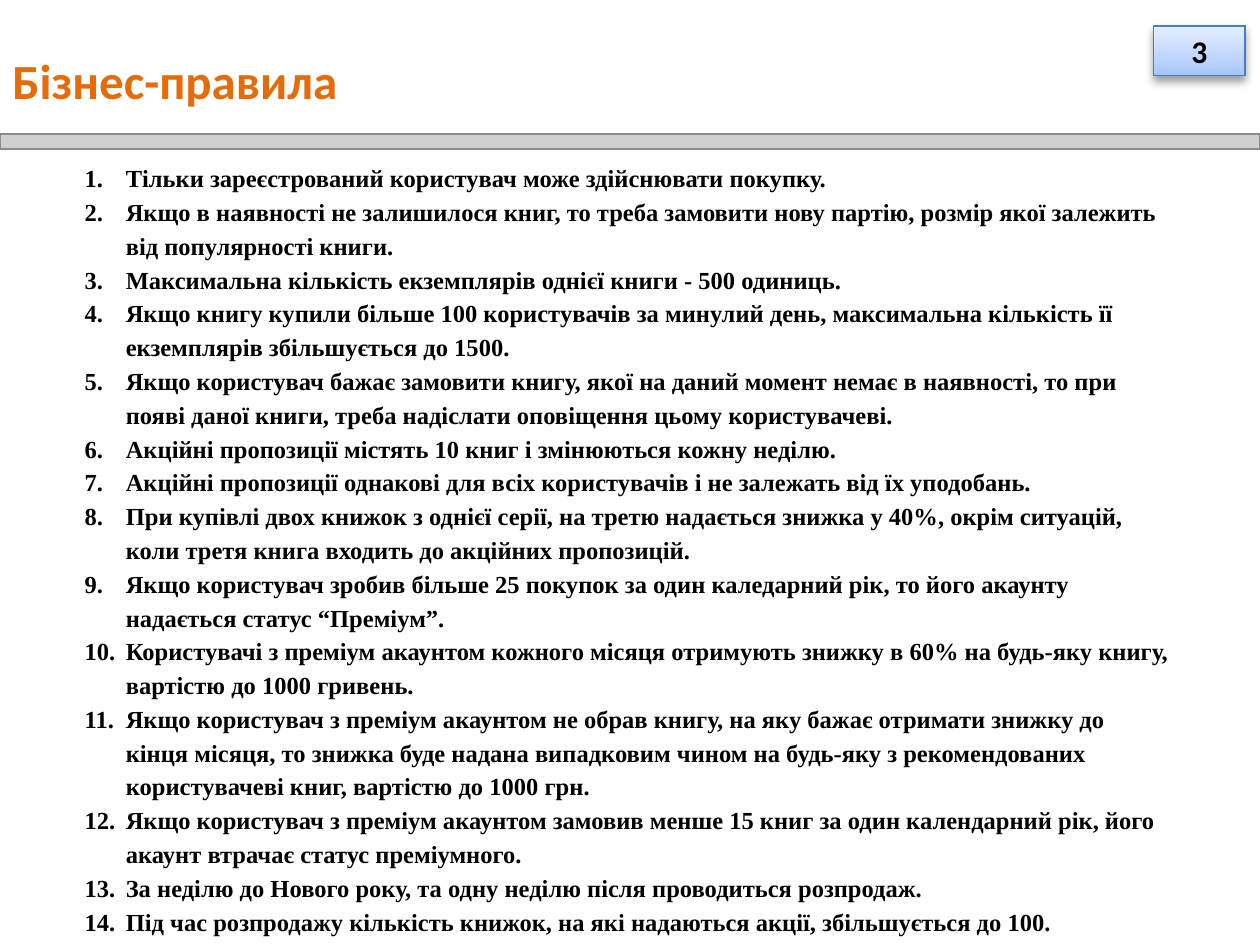
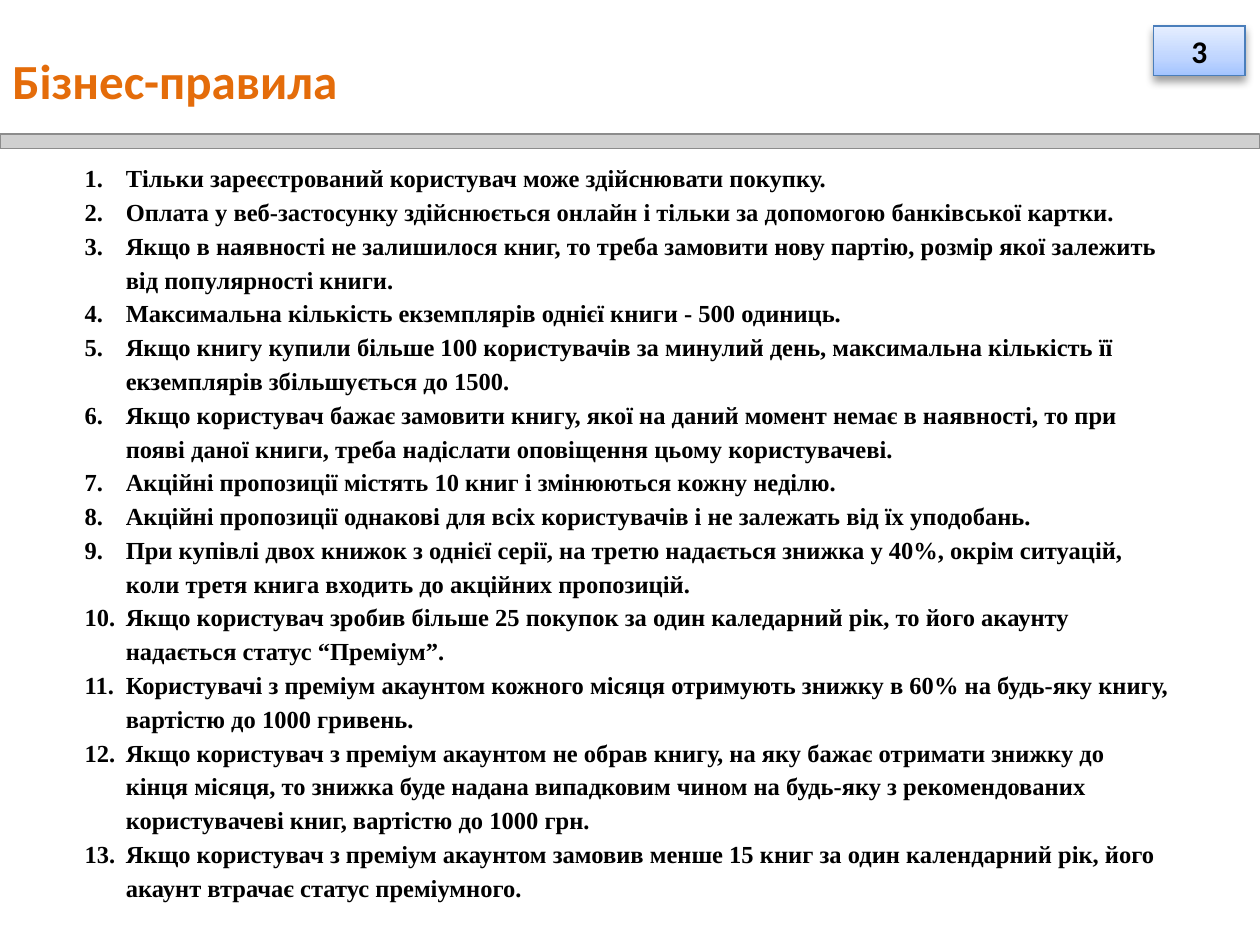
Before and after one commit to DmitriyGorodetsky/books-selling-website, a slide deck: slide 4 of Lab 1. Enterprise analysis/Presentation.pptx. Drawn at 1260x945 pixels with LibreOffice and Linux fonts; fonts in the diff are those of the drawing; grey boxes stand for pictures. Boxes give left, top, right and bottom in pixels: in the first picture for what was removed or moved away, otherwise in the second. Text is boxed around its words. In the diff, an @@ line names an element or a change of style, - is before the commit and + after.

```diff
--- a/Lab 1. Enterprise analysis/Presentation.pptx
+++ b/Lab 1. Enterprise analysis/Presentation.pptx
@@ text at <box>126,203,1114,227</box>: paragraph added @@
+2. Оплата у веб-застосунку здійснюється онлайн і тільки за допомогою банківської картки.
@@ text at <box>126,880,1051,936</box>: paragraphs removed @@
-13. За неділю до Нового року, та одну неділю після проводиться розпродаж.
-14. Під час розпродажу кількість книжок, на які надаються акції, збільшується до 100.
```
Also in this commit, not shown: 1 other slide changed.
